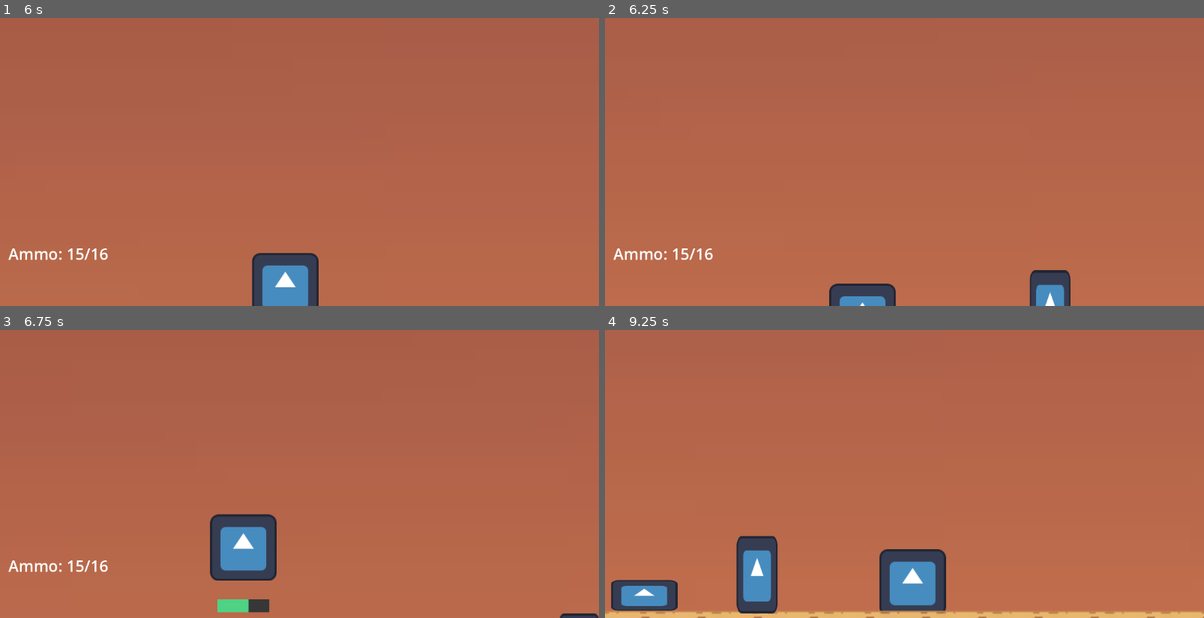
Above: before the commit, frames 1-4 (two rows, left to right).
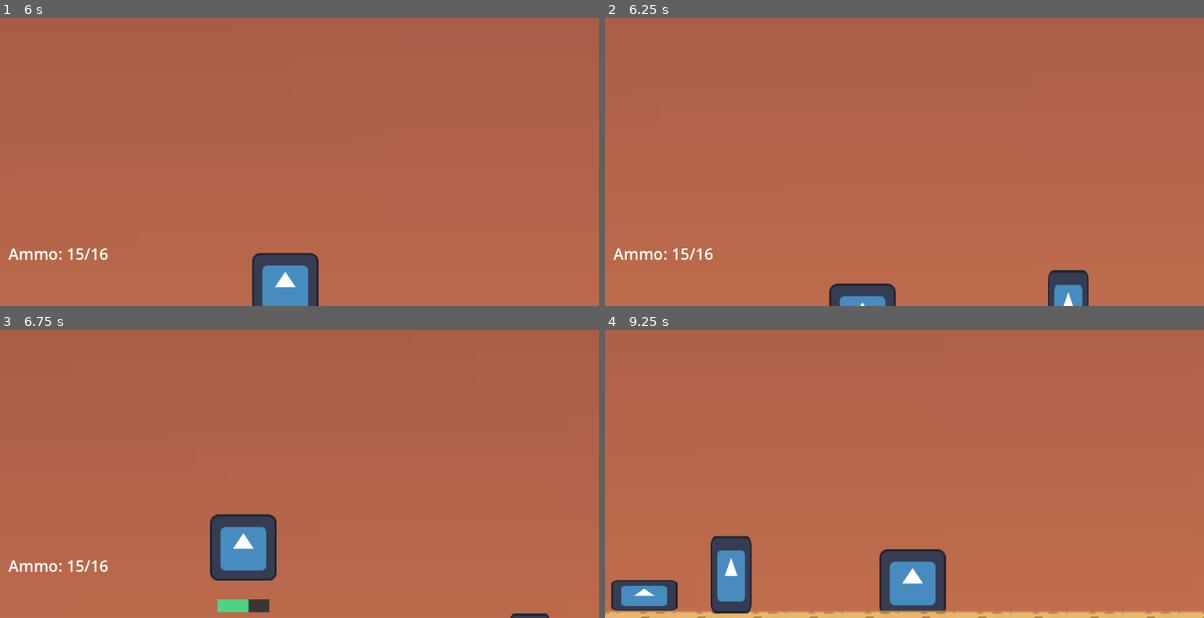
Above: after the commit, the same moments.

Repository: dzfrias/gladiator
Game: Godot game, scene res://scenes/level_playtest.tscn
Same seed, same stepped clock (60 frames per second), same inputs: the game is played once before the commit and once after it. This scene is started directly instead of the project's main scene. The engine's default icon, where the game draws it, is replaced by a stand-in: a white triangle on a blue panel in a dark square.
Inputs (mouse positions are in pixels of both pictures, inside the frame that each line leads up to):
- Up to frame 1 (6 s): move the mouse to (431, 121) at 0.52 s; hold S (crouch) 0.53-1.28 s; hold D (right) 0.53-2.03 s; tap Space (jump) at 0.77, 1.07, 1.52, 1.82, 3.02, 3.32, 3.77, 4.07, 4.52, 4.82 s; move the mouse to (179, 156) at 1.27 s; click (179, 156) at 1.35 s; move the mouse to (359, 64) at 2.02 s; hold A (left) 2.03-2.78 s; hold E (roll) 2.03-2.78 s; move the mouse to (269, 205) at 2.77 s; hold D (right) 2.78-4.28 s; tap Q (toggle_weapon) at 2.85, 5.85 s; move the mouse to (479, 187) at 3.52 s; hold S (crouch) 3.53-4.28 s; move the mouse to (119, 87) at 4.27 s; hold A (left) 4.28-5.03 s; click (119, 87) at 4.35 s; move the mouse to (329, 138) at 5.02 s; hold D (right) 5.03-5.78 s; hold E (roll) 5.03-5.78 s; move the mouse to (209, 55) at 5.77 s; hold A (left) from 5.78 s (still down)
- Up to frame 2 (6.25 s): keep holding A (left); tap Space (jump) at 6.02 s
- Up to frame 3 (6.75 s): keep holding A (left); tap Space (jump) at 6.32 s; move the mouse to (431, 433) at 6.52 s; hold S (crouch) from 6.53 s (still down)
- Up to frame 4 (9.25 s): tap Space (jump) at 6.77, 7.07, 7.52, 7.82, 9.02 s; move the mouse to (784, 468) at 7.27 s; release A (left) at 7.28 s; release S (crouch) at 7.28 s; hold D (right) from 7.28 s (still down); click (784, 468) at 7.35 s; move the mouse to (964, 376) at 8.02 s; hold E (roll) 8.03-8.78 s; move the mouse to (874, 517) at 8.77 s; tap Q (toggle_weapon) at 8.85 s

Frame 1 is identical in both runs. In frame 2, 1.0% of the frame differs, in the area x 70-81%, y 87-100%; in frame 3, 0.2%; in frame 4, 2.8%, in the area x 17-29%, y 71-99%.
Error in both runs: Invalid assignment of property or key 'position' with value of type 'Vector2' on a base object of type 'Nil'. (res://scripts/player/player.gd:67)

Commit message:
fix ranged enemy moving when not supposed to

Diff:
--- a/scripts/enemies/shooter.gd
+++ b/scripts/enemies/shooter.gd
@@ -65,6 +65,8 @@
 				velocity.x = direction * speed
 			elif _can_attack:
 				_shoot(direction)
+			elif is_on_floor():
+				velocity.x = 0
 		State.IDLE:
 			velocity.x = 0
 		State.SHOOTING:
